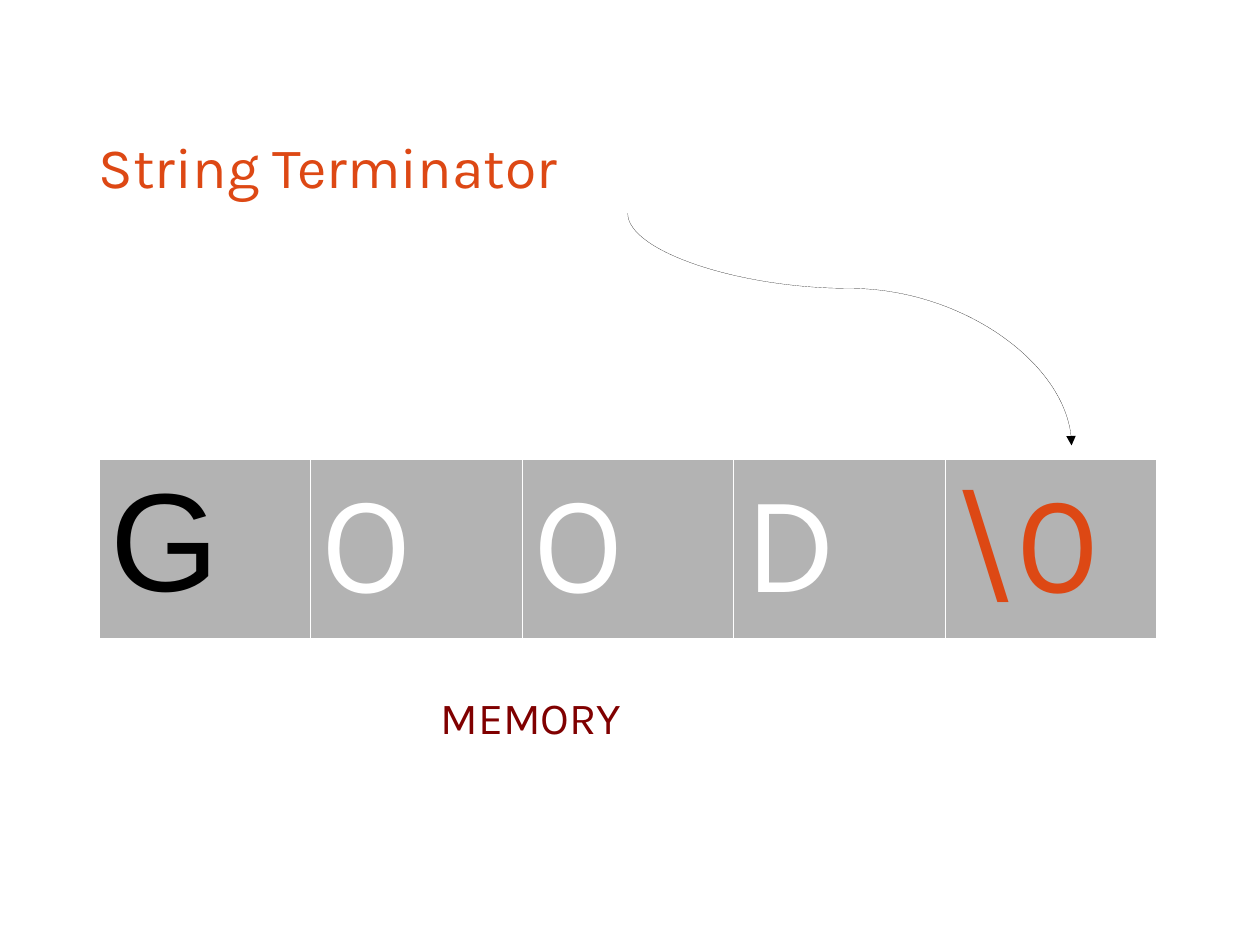
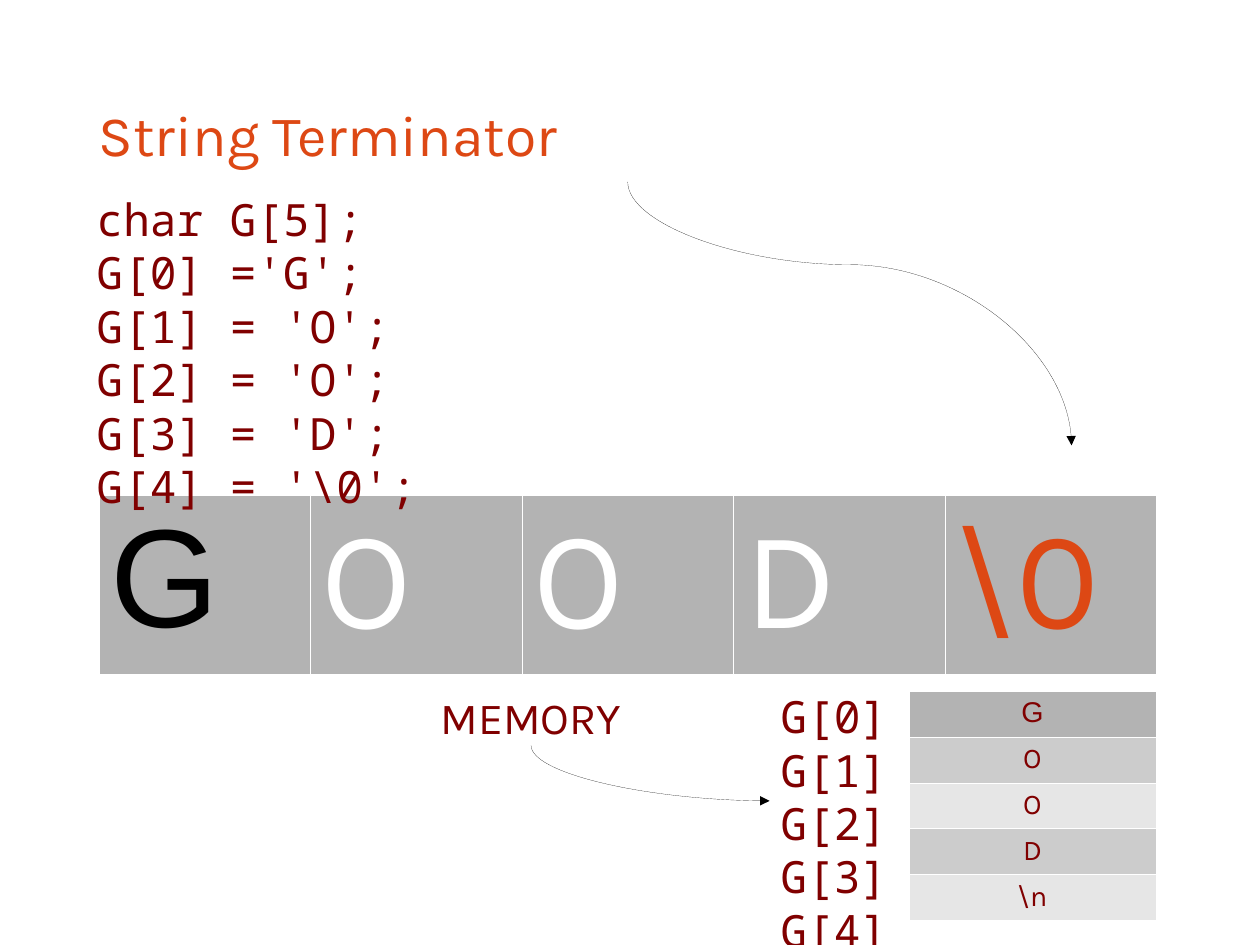
Before and after one commit to bagustris/prokom-tf, a slide deck: slide 7 of prokom4.odp. Drawn at 1260x945 pixels with LibreOffice and Linux fonts; fonts in the diff are those of the drawing. Boxes give left, top, right and bottom in pixels: in the first picture for what was removed or moved away, otherwise in the second. Text is boxed around its words. In the diff, an @@ line names an element or a change of style, - is before the commit and + after.

```diff
--- a/prokom4.odp
+++ b/prokom4.odp
@@ title "String Terminator": place and size @@
-title "String Terminator" at [99,148,557,201]
+title "String Terminator" at [99,116,557,170]
@@ text added at [97,202,416,515], 28 pt, text #800000 @@
+char G[5];
+G[0] ='G';
+G[1] = 'O';
+G[2] = 'O';
+G[3] = 'D';
+G[4] = '\0';
@@ curved arrow moved from (628, 214) - (1072, 446) to (628, 182) - (1072, 446) @@
@@ table: place and size @@
-table at [99,460,1157,631]
+table at [99,495,1157,667]
@@ text added at [781,700,888,900], 28 pt, text #800000 @@
+G[0]
+G[1]
+G[2]
+G[3]
+G[4]
@@ table added at [910,692,1157,914], 5 rows, 1 columns @@
+G
+O
+O
+D
+\n
@@ elbow line added from (532, 745) to (693, 834), #FFFFFF 0 pt @@
@@ curved arrow added from (532, 745) to (769, 802), #000000 0 pt @@
```
Also in this commit, not shown: 1 other slide changed.
